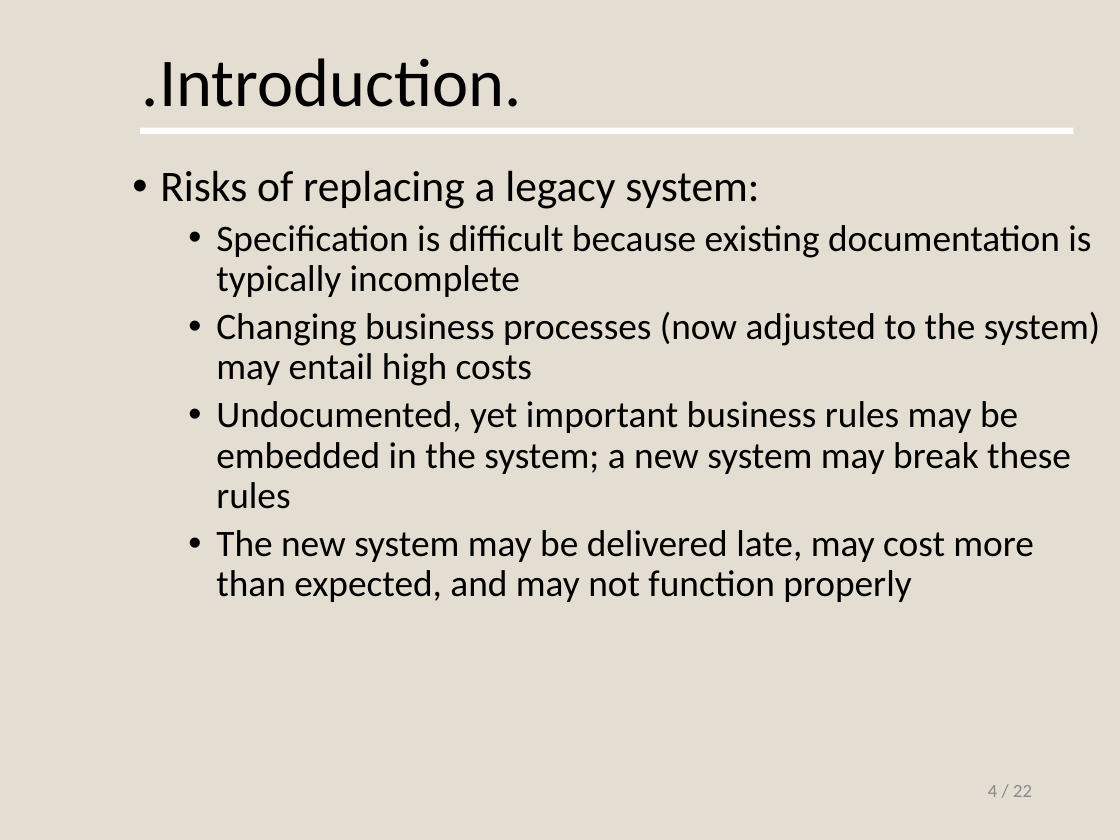
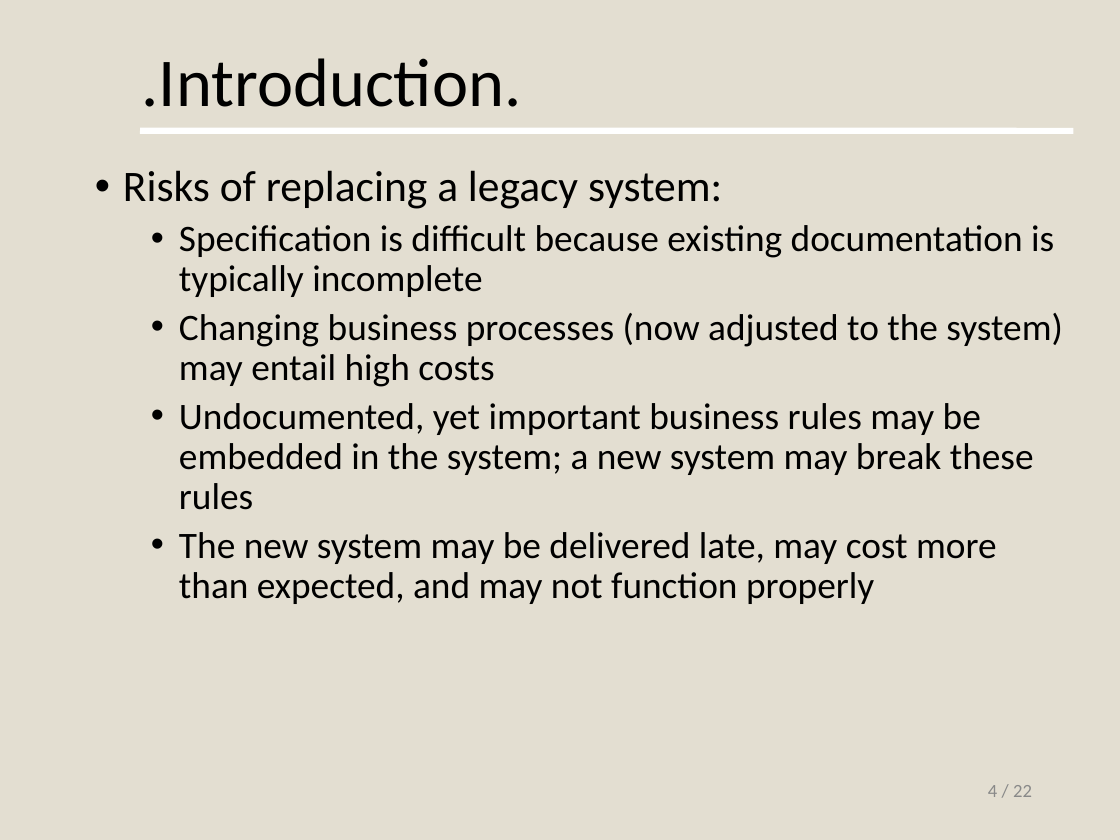
Before and after one commit to nottejas/clg-notes, a slide deck: slide 4 of SE/m1/UNIT1B_SE.ppt. Drawn at 1120x840 pixels with LibreOffice and Linux fonts; fonts in the diff are those of the drawing. Boxes give left, top, right and bottom in pixels: in the first picture for what was removed or moved away, otherwise in the second. Text is boxed around its words. In the diff, an @@ line names an element or a change of style, - is before the commit and + after.

```diff
--- a/SE/m1/UNIT1B_SE.ppt
+++ b/SE/m1/UNIT1B_SE.ppt
@@ text "Risks of replacing a legacy ...": place and size @@
-text "Risks of replacing a legacy ..." at box(160, 170, 1100, 602)
+text "Risks of replacing a legacy ..." at box(123, 170, 1062, 604)
```
Also in this commit, not shown: 9 other slides changed.
